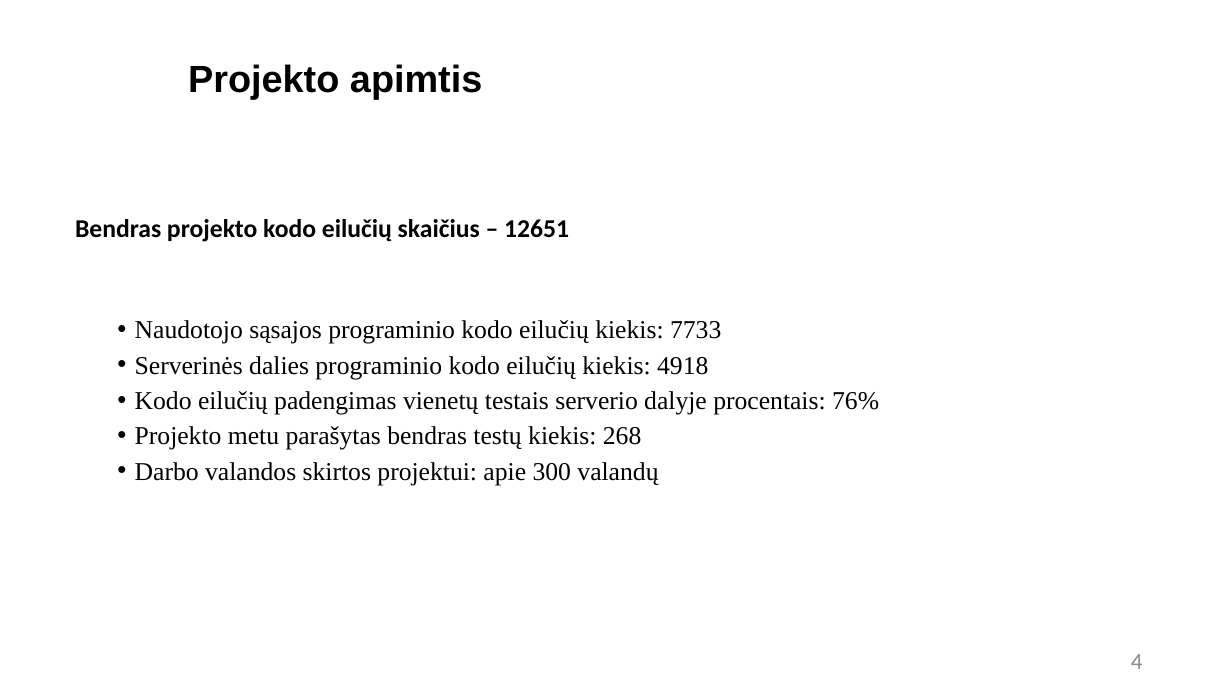
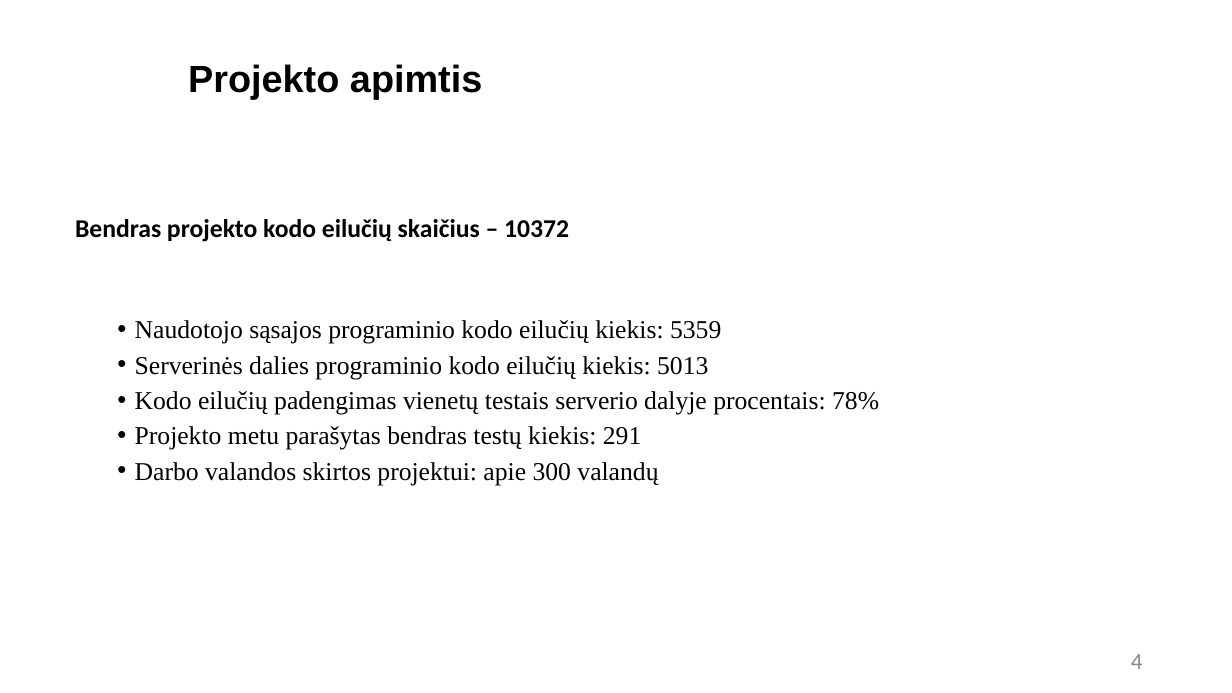
Before and after one commit to RedasNiuklys/Laisvalaikio-preki--dalinimosi-platforma, a slide deck: slide 4 of Office_stuff/Tarpinio Gynimo skaidrės.pptx. Drawn at 1232x693 pixels with LibreOffice and Linux fonts; fonts in the diff are those of the drawing; background and template pictures are left out. Boxes give left, top, right and bottom in pixels: in the first picture for what was removed or moved away, otherwise in the second. Text is boxed around its words. In the diff, an @@ line names an element or a change of style, - is before the commit and + after.

```diff
--- a/Office_stuff/Tarpinio Gynimo skaidrės.pptx
+++ b/Office_stuff/Tarpinio Gynimo skaidrės.pptx
@@ text at [75,219,569,242]: text changed @@
-Bendras projekto kodo eilučių skaičius – 12651
+Bendras projekto kodo eilučių skaičius – 10372
@@ text at [135,320,879,450]: text changed @@
-• Naudotojo sąsajos programinio kodo eilučių kiekis: 7733
-• Serverinės dalies programinio kodo eilučių kiekis: 4918
-• Kodo eilučių padengimas vienetų testais serverio dalyje procentais: 76%
-• Projekto metu parašytas bendras testų kiekis: 268
+• Naudotojo sąsajos programinio kodo eilučių kiekis: 5359
+• Serverinės dalies programinio kodo eilučių kiekis: 5013
+• Kodo eilučių padengimas vienetų testais serverio dalyje procentais: 78%
+• Projekto metu parašytas bendras testų kiekis: 291
```
Also in this commit, not shown: 5 other slides changed, 59 other files.
